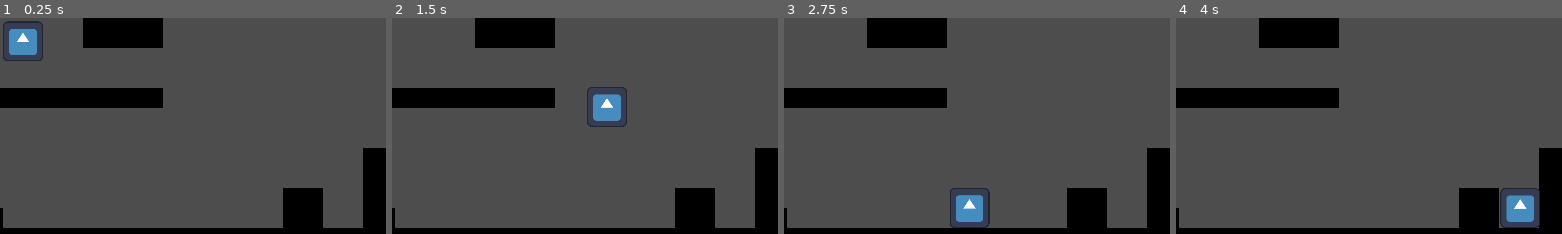
Above: before the commit, frames 1-4 (left to right).
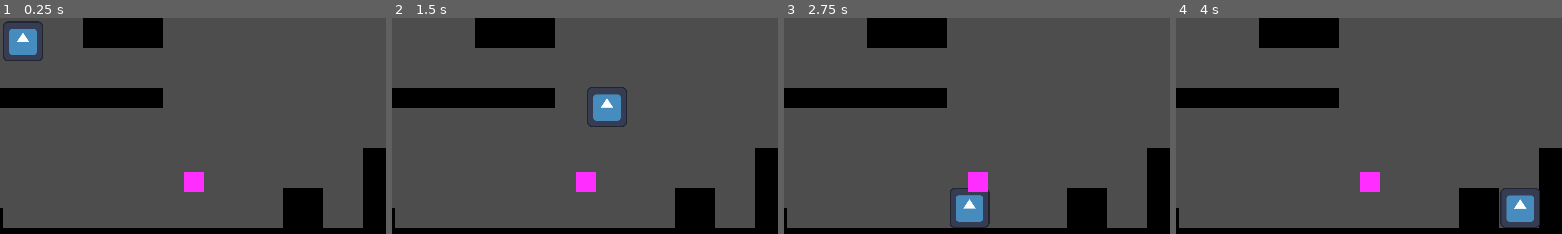
Above: after the commit, the same moments.

Repository: diego-escalante/GO2023-GrapplePack
Game: Godot game, scene res://world/world.tscn
The game is run twice, just before and just after one commit, with the same random seed, the same clock (stepped at 60 frames per second) and the same inputs. The engine's default icon, where the game draws it, is replaced by a stand-in: a white triangle on a blue panel in a dark square.
Inputs (mouse positions are % of the whole screen's width and height, from its top left):
- Up to frame 1 (0.25 s): no input
- Up to frame 2 (1.5 s): tap Enter at 0.5 s; move the mouse to (73, 44) at 0.52 s; hold D (right) from 0.53 s (still down); tap W (jump) at 0.6, 0.77, 1.07 s; move the mouse to (29, 54) at 1.27 s; click (29, 54) at 1.35 s
- Up to frame 3 (2.75 s): tap W (jump) at 1.52, 1.55, 1.82, 2.1 s; move the mouse to (60, 26) at 2.02 s; release D (right) at 2.03 s; hold A (left) from 2.03 s (still down)
- Up to frame 4 (4 s): move the mouse to (45, 70) at 2.77 s; release A (left) at 2.78 s; hold D (right) from 2.78 s (still down); click (45, 70) at 2.85 s; tap W (jump) at 3.02, 3.05, 3.32, 3.6, 3.77 s; move the mouse to (81, 64) at 3.52 s
The pictures show only the part of the screen within x 21-71%, y 50-100%; the shares and areas given below are measured in that part.

The runs differ from the first frame. In frame 1, 0.5% of the frame differs, in the area x 47-53%, y 71-81%; in frame 2, 0.5%; in frame 3, 0.5%; in frame 4, 0.5%.

Commit message:
Implement one-way platforms and dropping through them

Diff:
--- a/player/player.tscn
+++ b/player/player.tscn
@@ -13,6 +13,7 @@
 
 [node name="Player" type="CharacterBody2D"]
 collision_layer = 2
+collision_mask = 9
 script = ExtResource("1_ufqt5")
 
 [node name="Sprite2D" type="Sprite2D" parent="."]
@@ -42,6 +43,11 @@
 wait_time = 0.1
 one_shot = true
 
+[node name="DropTimer" type="Timer" parent="StateMachine/Platforming"]
+process_callback = 0
+wait_time = 0.1
+one_shot = true
+
 [node name="Grappled" type="Node" parent="StateMachine"]
 script = ExtResource("5_s3ai3")
 
--- a/player/state_machine/player_states/platforming.gd
+++ b/player/state_machine/player_states/platforming.gd
@@ -17,6 +17,12 @@
 
 @onready var _jump_buffer_timer := $JumpBufferTimer as Timer
 @onready var _coyote_timer := $CoyoteTimer as Timer
+@onready var _drop_timer := $DropTimer as Timer
+
+func _ready() -> void:
+	super()
+	# Reset one-way platform collisions each time the _drop_timer finishes.
+	_drop_timer.timeout.connect(func(): player.set_collision_mask_value(4, true))
 
 func enter(msg := {}) -> void:
 	if msg.has("initial_velocity"):
@@ -38,7 +44,7 @@
 	_update_jump_buffer(input.get("jump_pressed", false))
 
 	# Handle vertical movement.
-	if _can_jump():
+	if _can_jump() and not input.get("down_held", false):
 		# Perform jump.
 		_jump_buffer_timer.stop()
 		_coyote_timer.stop()
@@ -54,6 +60,11 @@
 
 	# Handle horizontal movement.
 	velocity.x = _calculate_run_velocity(velocity.x, input.get("h_axis", 0), delta)
+
+	# Drop.
+	if input.get("down_held", false) and input.get("jump_pressed", false):
+		player.set_collision_mask_value(4, false)
+		_drop_timer.start()
 
 	# Keep track of coyote time.
 	_update_coyote_timer()
@@ -71,6 +82,7 @@
 func _read_input() -> Dictionary:
 	return {
 		"h_axis": Input.get_axis("left", "right"),
+		"down_held": Input.is_action_pressed("down"),
 		"jump_pressed": Input.is_action_just_pressed("jump"),
 		"jump_released": Input.is_action_just_released("jump"),
 		"grapple_pressed": Input.is_action_just_pressed("grapple"),
--- a/project.godot
+++ b/project.godot
@@ -29,6 +29,12 @@
 
 [input]
 
+down={
+"deadzone": 0.5,
+"events": [Object(InputEventKey,"resource_local_to_scene":false,"resource_name":"","device":-1,"window_id":0,"alt_pressed":false,"shift_pressed":false,"ctrl_pressed":false,"meta_pressed":false,"pressed":false,"keycode":0,"physical_keycode":83,"key_label":0,"unicode":115,"echo":false,"script":null)
+, Object(InputEventKey,"resource_local_to_scene":false,"resource_name":"","device":-1,"window_id":0,"alt_pressed":false,"shift_pressed":false,"ctrl_pressed":false,"meta_pressed":false,"pressed":false,"keycode":0,"physical_keycode":4194322,"key_label":0,"unicode":0,"echo":false,"script":null)
+]
+}
 left={
 "deadzone": 0.5,
 "events": [Object(InputEventKey,"resource_local_to_scene":false,"resource_name":"","device":-1,"window_id":0,"alt_pressed":false,"shift_pressed":false,"ctrl_pressed":false,"meta_pressed":false,"pressed":false,"keycode":0,"physical_keycode":65,"key_label":0,"unicode":97,"echo":false,"script":null)
@@ -59,6 +65,7 @@
 2d_physics/layer_1="solid"
 2d_physics/layer_2="player"
 2d_physics/layer_3="grappleables"
+2d_physics/layer_4="oneway"
 
 [rendering]
 
--- a/world/world.tscn
+++ b/world/world.tscn
@@ -24,6 +24,9 @@
 radius = 16.0
 height = 132.0
 
+[sub_resource type="RectangleShape2D" id="RectangleShape2D_wa8tp"]
+size = Vector2(16, 16)
+
 [node name="world" type="TileMap"]
 tile_set = SubResource("TileSet_de25a")
 format = 2
@@ -44,3 +47,16 @@
 [node name="CollisionShape2D" type="CollisionShape2D" parent="GrappleArea2"]
 rotation = -0.785398
 shape = SubResource("CapsuleShape2D_k66do")
+
+[node name="OnewayPlatform" type="StaticBody2D" parent="."]
+position = Vector2(297, 315)
+collision_layer = 8
+collision_mask = 0
+
+[node name="Sprite2D" type="Sprite2D" parent="OnewayPlatform"]
+modulate = Color(1, 0.176471, 1, 1)
+texture = ExtResource("1_uhlyf")
+
+[node name="CollisionShape2D" type="CollisionShape2D" parent="OnewayPlatform"]
+shape = SubResource("RectangleShape2D_wa8tp")
+one_way_collision = true
Not shown: 1 places in world/world.tscn that only renumber resources
